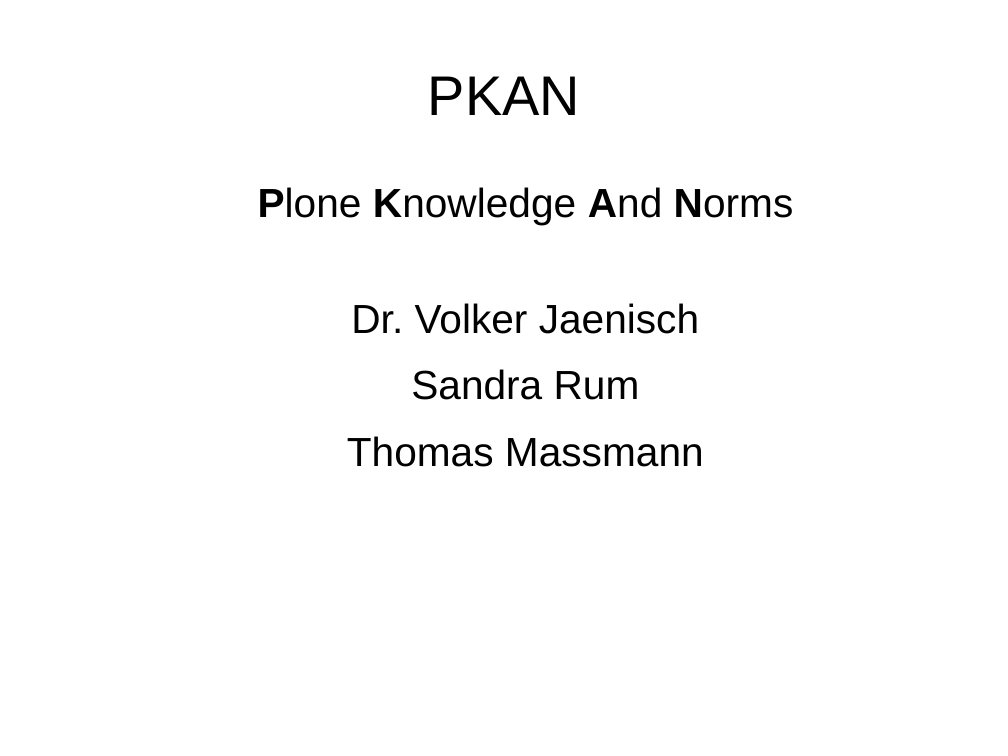
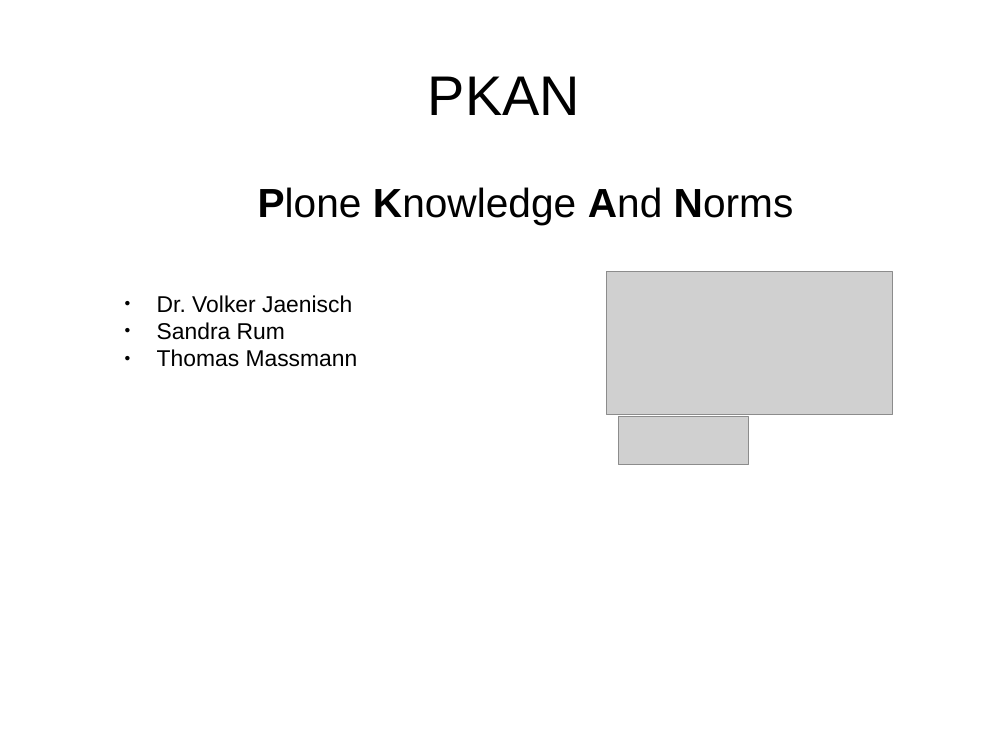
Before and after one commit to BB-Open/pkan_dcatapde, a slide deck: slide 1 of docs/figures/plone2018.odp. Drawn at 1008x756 pixels with LibreOffice and Linux fonts; fonts in the diff are those of the drawing; grey boxes stand for pictures. Boxes give left, top, right and bottom in pixels: in the first picture for what was removed or moved away, otherwise in the second. Text is boxed around its words. In the diff, an @@ line names an element or a change of style, - is before the commit and + after.

```diff
--- a/docs/figures/plone2018.odp
+++ b/docs/figures/plone2018.odp
@@ text added at [157,295,358,367], 18 pt, text #000000 @@
+● Dr. Volker Jaenisch
+● Sandra Rum
+● Thomas Massmann
@@ picture added at [607,272,893,414] @@
@@ text at [347,303,704,467]: paragraphs removed @@
-Dr. Volker Jaenisch
-Sandra Rum
-Thomas Massmann
@@ picture added at [618,416,748,465] @@
```
Also in this commit, not shown: 1 other slide changed, 1 slide added.
